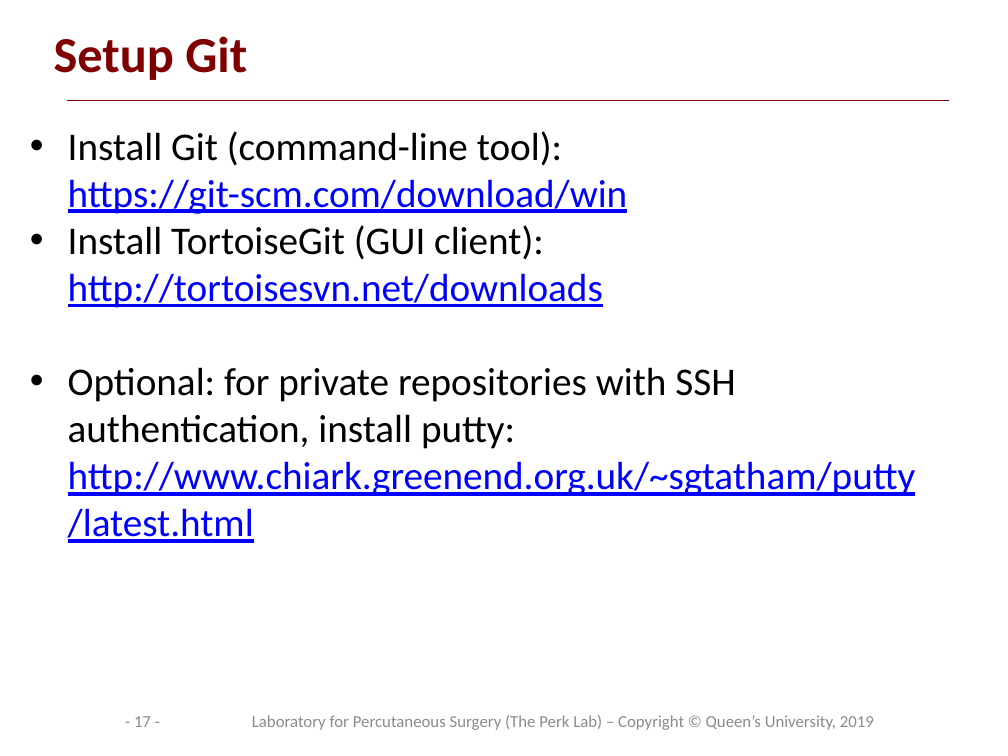
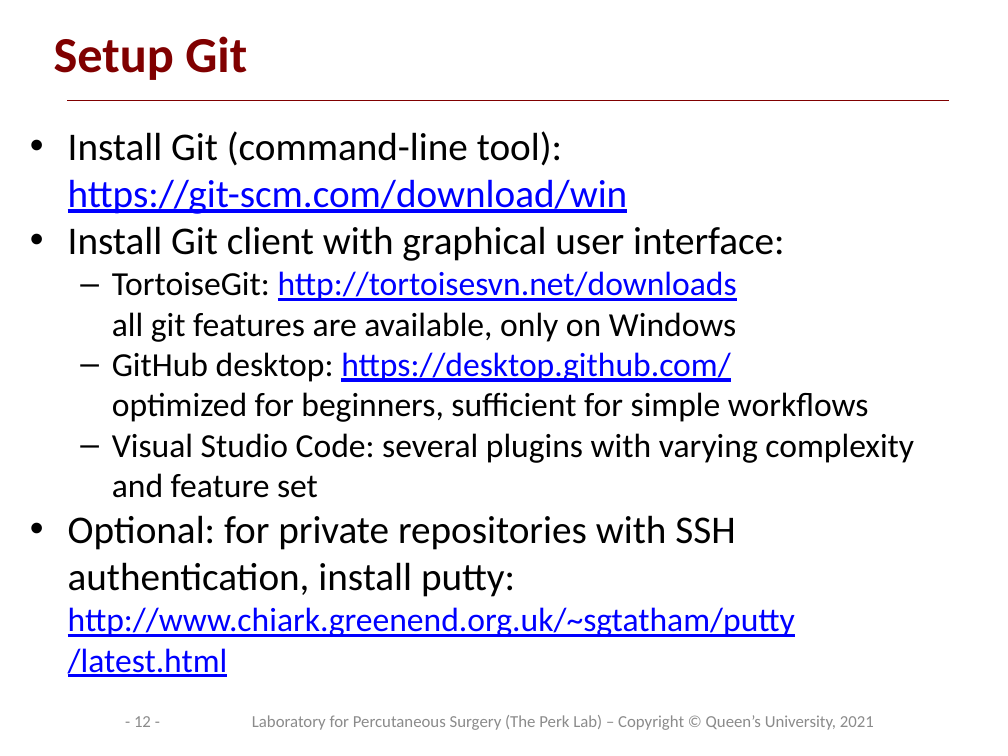
Before and after one commit to PerkLab/PerkLabBootcamp, a slide deck: slide 12 of Doc/day1_2_PerkLabProjectManagement.pptx (slide 17 before the commit). Drawn at 1008x756 pixels with LibreOffice and Linux fonts; fonts in the diff are those of the drawing; background and template pictures are left out. Boxes give left, top, right and bottom in pixels: in the first picture for what was removed or moved away, otherwise in the second. Text is boxed around its words. In the diff, an @@ line names an element or a change of style, - is before the commit and + after.

```diff
--- a/Doc/day1_2_PerkLabProjectManagement.pptx
+++ b/Doc/day1_2_PerkLabProjectManagement.pptx
@@ text at [68,226,914,498]: text changed; size 28 to 24 pt; text colour #0000FF to #000000 @@
-• Install TortoiseGit (GUI client):
-  http://tortoisesvn.net/downloads
+• Install Git client with graphical user interface:
+  – TortoiseGit: http://tortoisesvn.net/downloads
+    all git features are available, only on Windows
+  – GitHub desktop: https://desktop.github.com/
+    optimized for beginners, sufficient for simple workflows
+  – Visual Studio Code: several plugins with varying complexity and feature set
@@ text at [68,515,795,637]: size 28 to 24 pt in "http://www.chiark.greenend.org.uk/~sgtatham/putty /latest.ht ..." @@
@@ page number at [134,716,151,727]: text changed @@
-- 17 -
+- 12 -
@@ text at [252,715,874,730]: text changed @@
-Laboratory for Percutaneous Surgery (The Perk Lab) – Copyright © Queen’s University, 2019
+Laboratory for Percutaneous Surgery (The Perk Lab) – Copyright © Queen’s University, 2021
```
Also in this commit, not shown: 29 other slides changed, 6 slides added, 7 slides removed, 6 other files.
